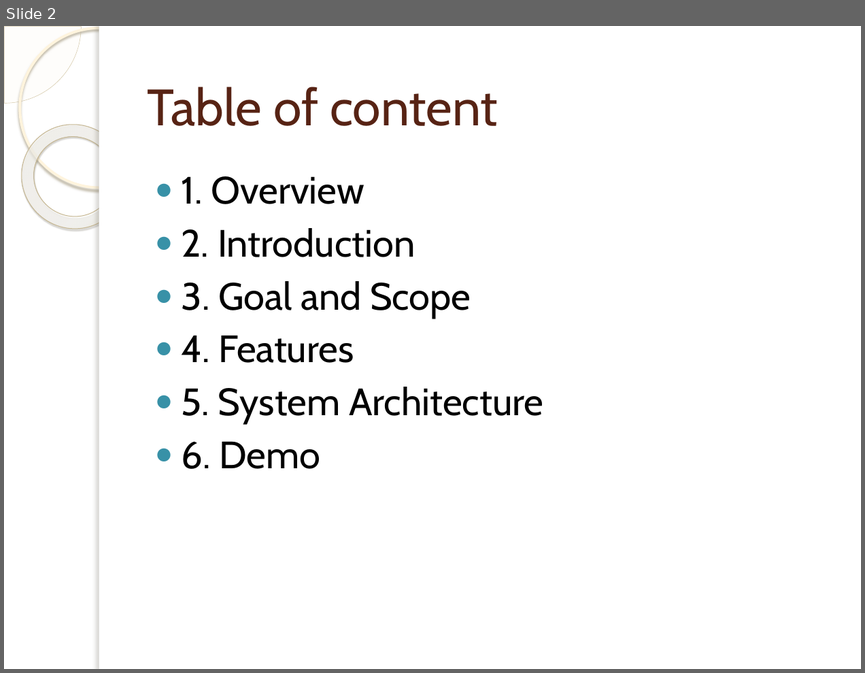
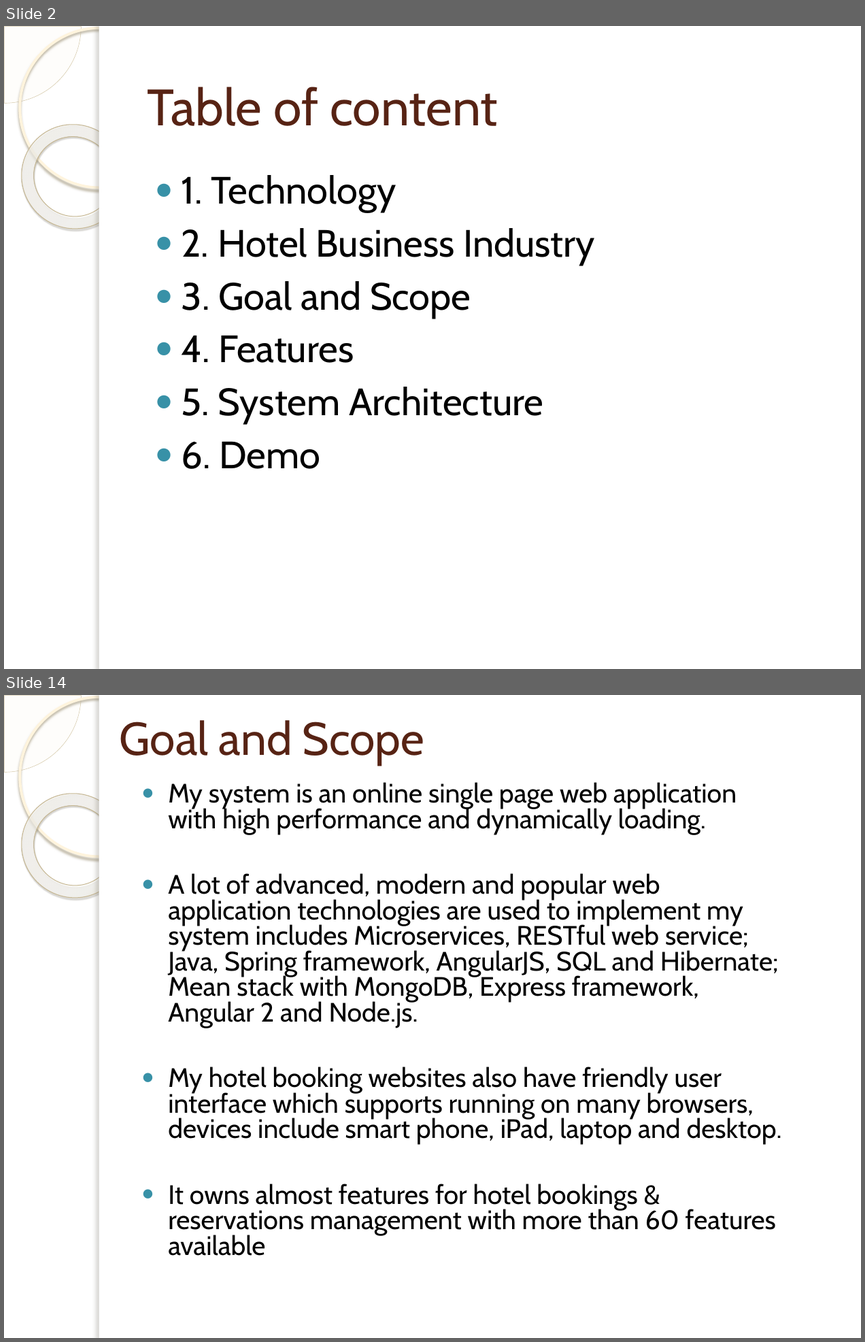
Before and after one commit to dohungcuongdev/thesis-documentation, a slide deck: Thesis-review.pptx. Shown one above the other, each under a label of ours: slide 2 before the commit, slides 2 and 14 after it; the slides between them are not shown. The pictures are 865x673 and 865x1342 pixels, drawn with LibreOffice and Linux fonts; fonts in the diff are those of the drawing; background and template pictures are left out. Boxes give left, top, right and bottom in pixels: in the first picture for what was removed or moved away, otherwise in the second. Text is boxed around its words. In the diff, an @@ line names an element or a change of style, - is before the commit and + after.

```diff
--- a/Thesis-review.pptx
+++ b/Thesis-review.pptx
@@ slide 14 added at [4, 695, 861, 1338], background picture (left out); not listed: 5 template elements that a slide beside it also shows @@
@@ title added at [120, 720, 424, 766], 38.7 pt, text #572314 @@
+Goal and Scope
@@ text added at [168, 782, 782, 1255], 22.4 pt, text #000000 @@
+● My system is an online single page web application with high performance and dynamically loading.
+● A lot of advanced, modern and popular web application technologies are used to implement my system includes Microservices, RESTful web service; Java, Spring framework, AngularJS, SQL and Hibernate; Mean stack with MongoDB, Express framework, Angular 2 and Node.js.
+● My hotel booking websites also have friendly user interface which supports running on many browsers, devices include smart phone, iPad, laptop and desktop.
+● It owns almost features for hotel bookings & reservations management with more than 60 features available
@@ slide 2 changed as well @@
@@ text at [181, 175, 595, 265]: text changed @@
-● 1. Overview
-● 2. Introduction
+● 1. Technology
+● 2. Hotel Business Industry
```
Also in this commit, not shown: 1 other slide changed, 19 other slides added, 5 slides removed, 9 other files.
